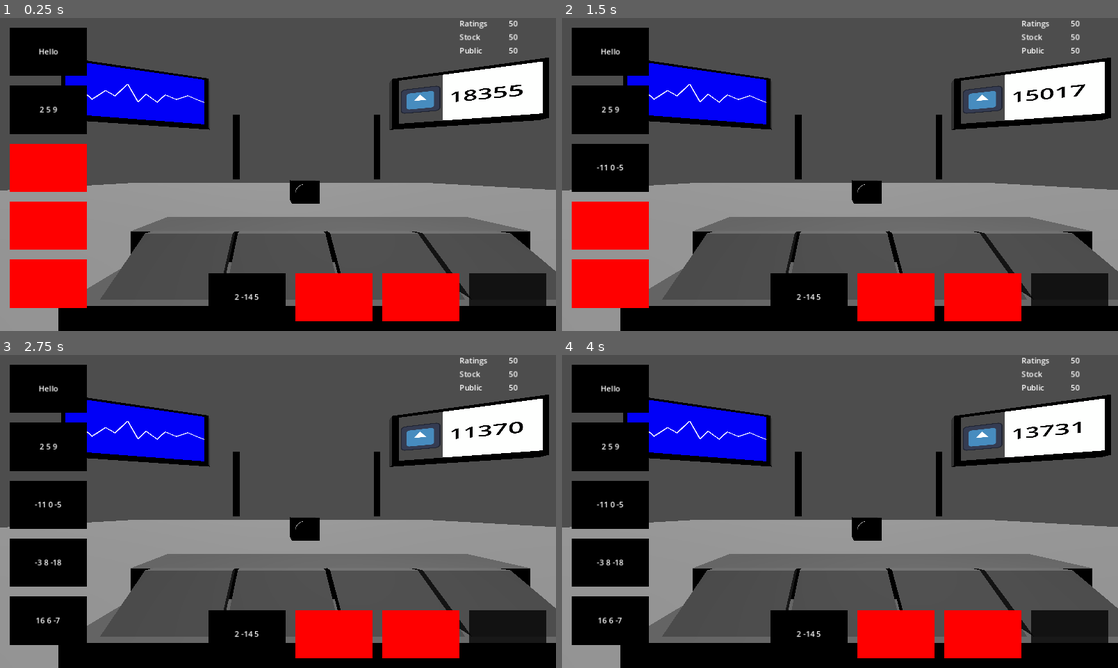
Above: before the commit, frames 1-4 (two rows, left to right).
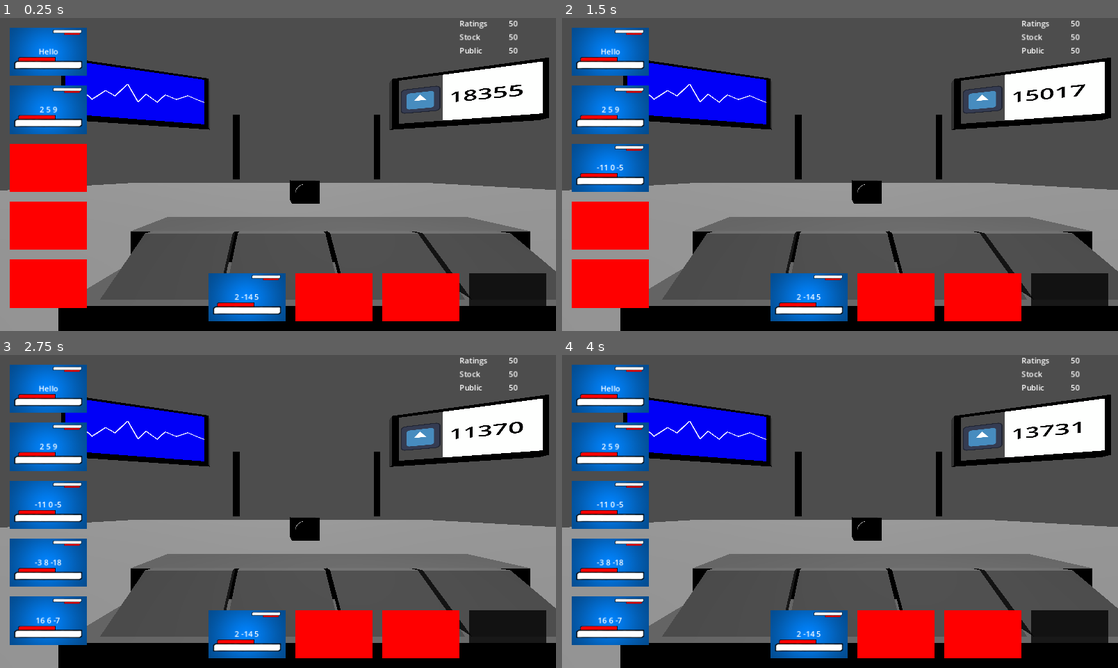
Above: after the commit, the same moments.

Repository: ZeAntwan/LD53
Game: Godot game, scene res://scenes/game.tscn
Same seed, same stepped clock (60 frames per second), same inputs: the game is played once before the commit and once after it. The engine's default icon, where the game draws it, is replaced by a stand-in: a white triangle on a blue panel in a dark square.
Inputs (mouse positions are in pixels of both pictures, inside the frame that each line leads up to):
- Up to frame 1 (0.25 s): no input
- Up to frame 2 (1.5 s): tap Enter at 0.5 s; move the mouse to (612, 52) at 0.52 s; click (612, 52) at 0.6 s; tap Space (ui_select) at 0.77 s; move the mouse to (612, 108) at 1.27 s; click (612, 108) at 1.35 s
- Up to frame 3 (2.75 s): tap Space (ui_select) at 1.52, 2 s; move the mouse to (50, 505) at 2.02 s; click (50, 505) at 2.1 s
- Up to frame 4 (4 s): tap Enter at 2.75 s; move the mouse to (612, 561) at 2.77 s; click (612, 561) at 2.85 s; tap Space (ui_select) at 3.02, 3.5, 3.77 s; move the mouse to (612, 621) at 3.52 s; click (612, 621) at 3.6 s

The runs differ from the first frame. In frame 1, 6.4% of the frame differs, in the area x 1-52%, y 3-97%; in frame 2, 8.5%; in frame 3, 13%; in frame 4, 13%.

Commit message:
Added ph icon for news item

Diff:
--- a/scenes/ui/news_item.tscn
+++ b/scenes/ui/news_item.tscn
@@ -1,6 +1,7 @@
-[gd_scene load_steps=3 format=3 uid="uid://b5ktcs0j2auak"]
+[gd_scene load_steps=4 format=3 uid="uid://b5ktcs0j2auak"]
 
 [ext_resource type="Script" path="res://scripts/items/NewsItem.gd" id="1_efnsu"]
+[ext_resource type="Texture2D" uid="uid://ibhswn58n5ws" path="res://scenes/StaticMeshes/Textures/BreakingNewsCard_1.png" id="2_3vjxo"]
 
 [sub_resource type="RectangleShape2D" id="RectangleShape2D_xkdb8"]
 size = Vector2(160, 100)
@@ -27,6 +28,15 @@
 grow_vertical = 2
 mouse_filter = 2
 color = Color(0, 0, 0, 1)
+
+[node name="TextureRect" type="TextureRect" parent="."]
+layout_mode = 1
+anchors_preset = 15
+anchor_right = 1.0
+anchor_bottom = 1.0
+grow_horizontal = 2
+grow_vertical = 2
+texture = ExtResource("2_3vjxo")
 
 [node name="Area2D" type="Area2D" parent="."]
 position = Vector2(80, 50)
Not shown, added: scenes/StaticMeshes/Textures/BreakingNewsCard_1.png.import
